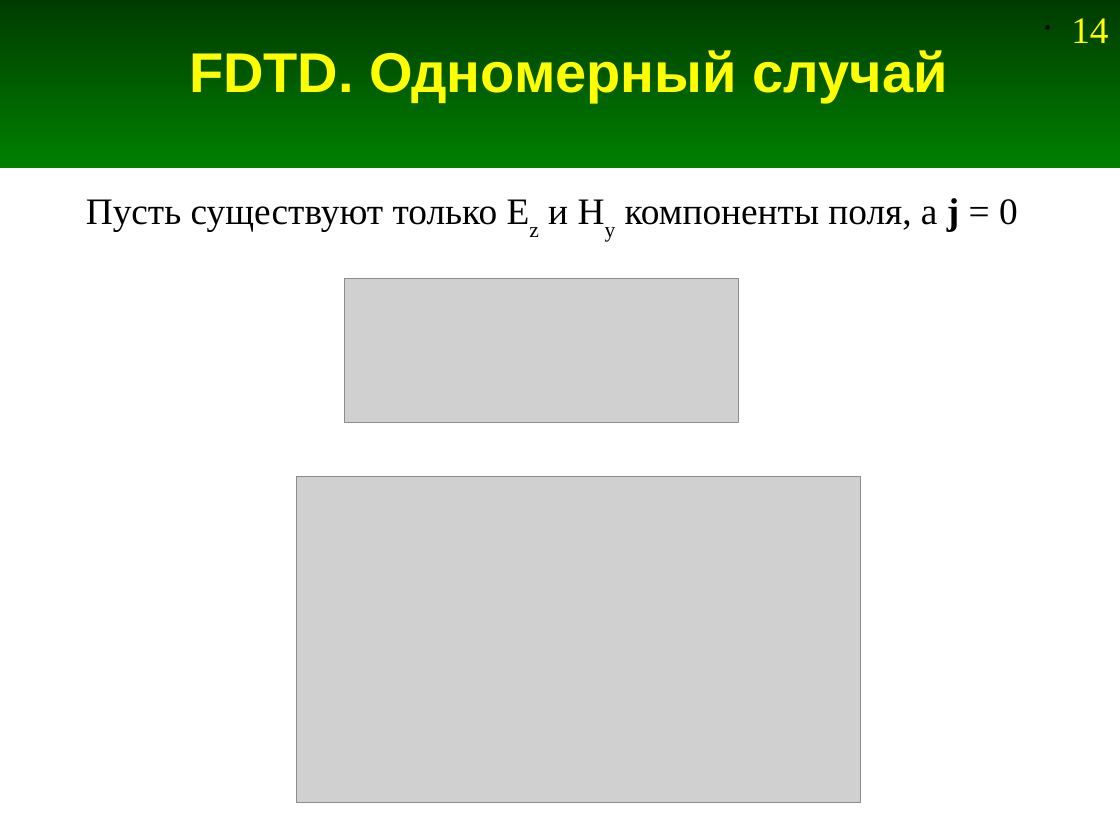
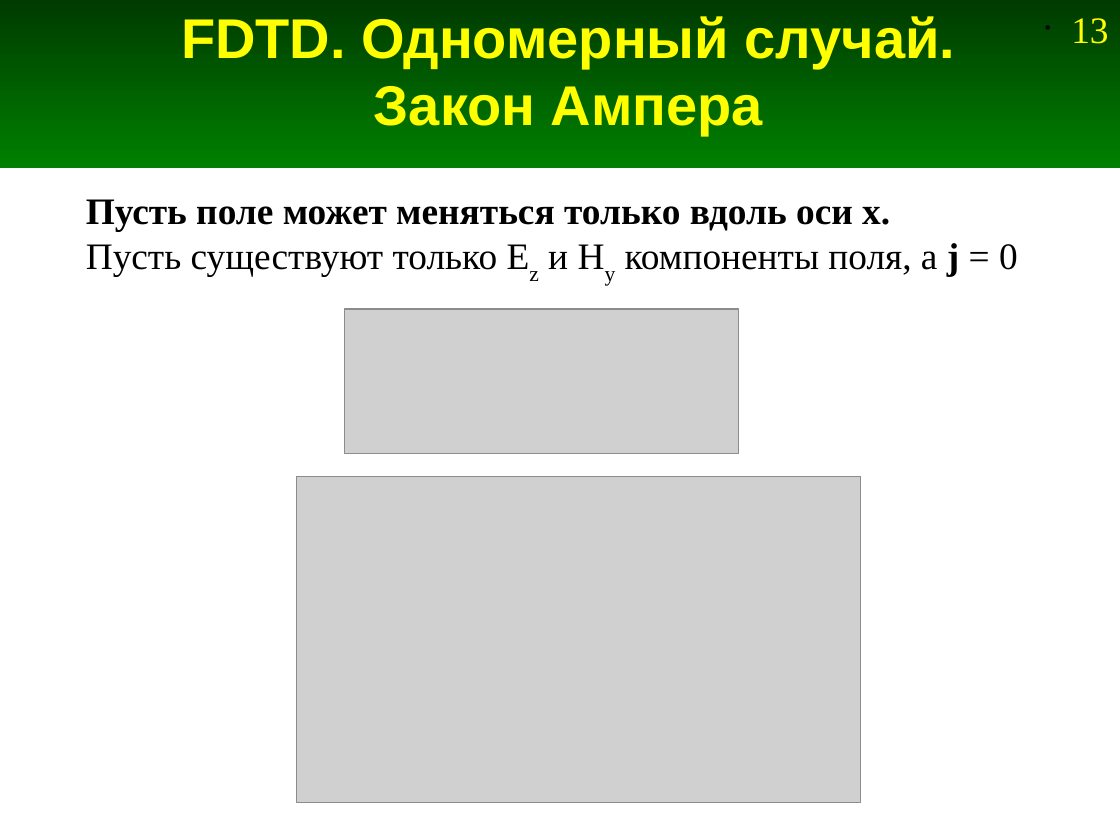
Before and after one commit to andris0147sv/modelling, a slide deck: slide 13 of presentations/2. FDTD.odp (slide 14 before the commit). Drawn at 1120x840 pixels with LibreOffice and Linux fonts; fonts in the diff are those of the drawing; grey boxes stand for pictures. Boxes give left, top, right and bottom in pixels: in the first picture for what was removed or moved away, otherwise in the second. Text is boxed around its words. In the diff, an @@ line names an element or a change of style, - is before the commit and + after.

```diff
--- a/presentations/2. FDTD.odp
+++ b/presentations/2. FDTD.odp
@@ title at (181, 16, 956, 135): text changed @@
-FDTD. Одномерный случай
+FDTD. Одномерный случай.
+Закон Ампера
@@ page number at (1071, 18, 1108, 44): text changed @@
-• 14
+• 13
@@ text at (86, 199, 890, 231): paragraph added @@
+Пусть поле может меняться только вдоль оси x.
@@ picture: place and size @@
-picture at (345, 278, 738, 422)
+picture at (345, 309, 738, 454)
```
Also in this commit, not shown: 2 other slides changed, 3 slides added, 1 slide removed.
